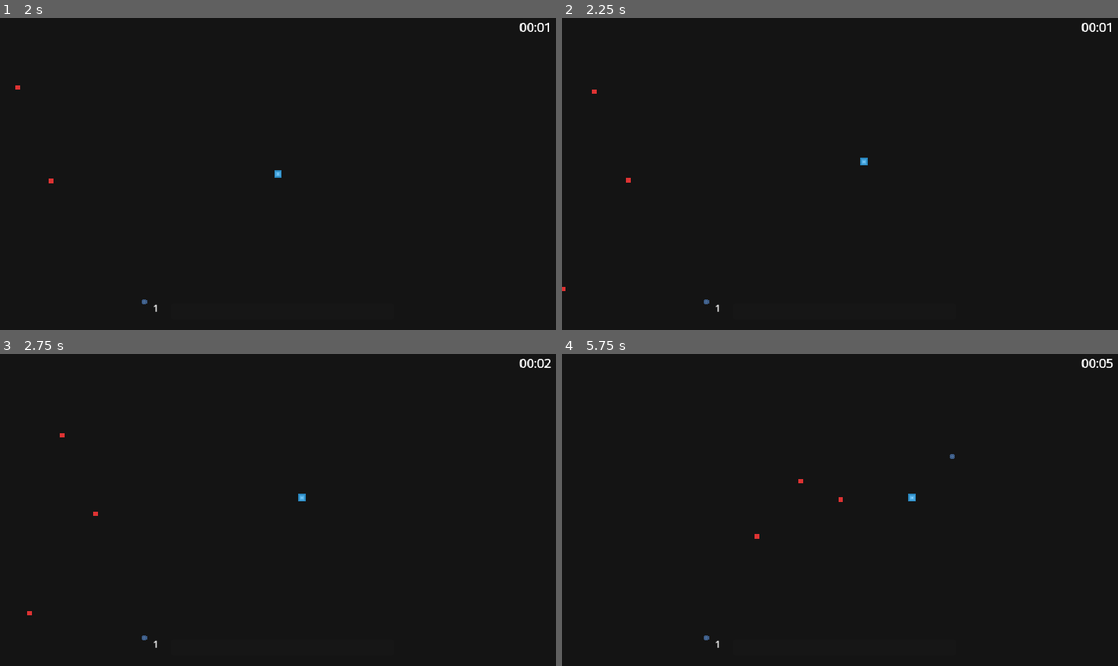
Above: before the commit, frames 1-4 (two rows, left to right).
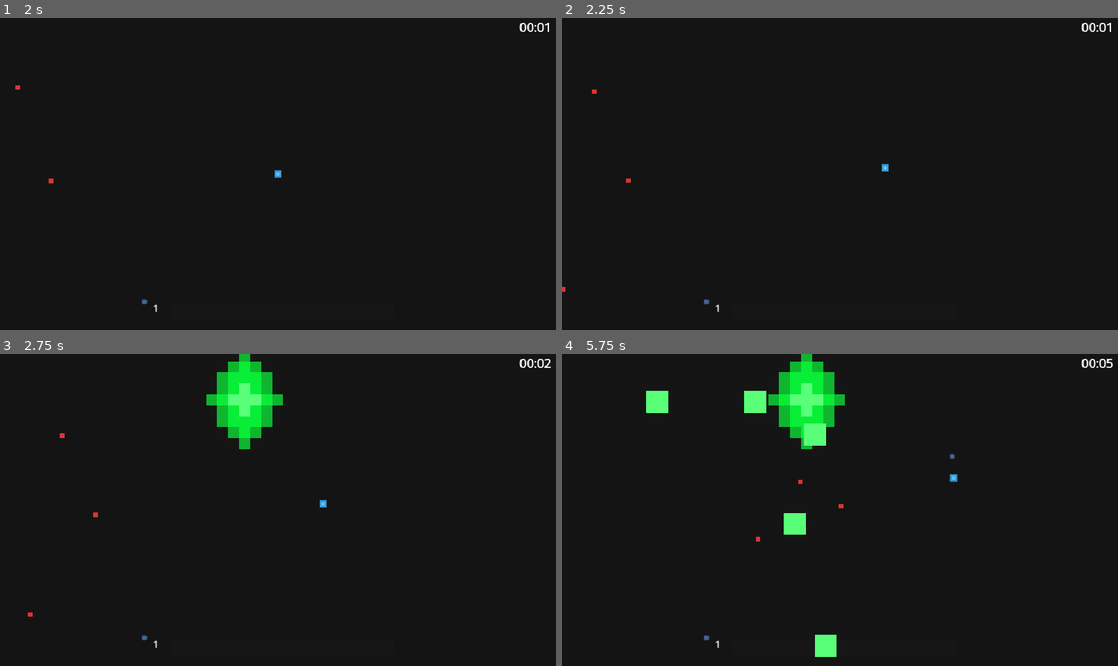
Above: after the commit, the same moments.

Repository: Clement-Quach/queensgamejam
Game: Godot game, scene res://scenes/main_menu.tscn
Two runs of this game, one before a commit and one after it. Both use one fixed random seed, a clock stepped at 60 frames per second and the inputs below. The engine's default icon, where the game draws it, is replaced by a stand-in: a white triangle on a blue panel in a dark square.
Inputs (mouse positions are in pixels of both pictures, inside the frame that each line leads up to):
- Up to frame 1 (2 s): click (278, 192) at 0.5 s; tap Enter (ui_accept) at 1.25, 1.52 s; move the mouse to (400, 158) at 1.27 s; press the mouse at (400, 158) at 1.28 s; hold Right (ui_right) from 1.28 s (still down)
- Up to frame 2 (2.25 s): keep holding Right (ui_right); tap Enter (ui_accept) at 2 s; move the mouse to (728, 189) at 2.02 s; release the mouse at (728, 189) at 2.03 s; click (728, 189) at 2.1 s
- Up to frame 3 (2.75 s): keep holding Right (ui_right); tap Enter (ui_accept) at 2.27 s
- Up to frame 4 (5.75 s): move the mouse to (895, 441) at 2.77 s; release Right (ui_right) at 2.78 s; press the mouse at (895, 441) at 2.78 s; hold Left (ui_left) 2.78-3.53 s; tap Enter (ui_accept) at 3.5, 3.77, 4.52, 5.27 s; move the mouse to (812, 572) at 3.52 s; release the mouse at (812, 572) at 3.53 s; hold Right (ui_right) 3.53-5.03 s; click (812, 572) at 3.6 s; move the mouse to (1006, 556) at 4.27 s; press the mouse at (1006, 556) at 4.28 s; move the mouse to (673, 463) at 5.02 s; release the mouse at (673, 463) at 5.03 s; hold Left (ui_left) from 5.03 s (still down); click (673, 463) at 5.1 s

Frame 1 is identical in both runs. In frame 2, less than 0.1% of the frame differs, in the area x 0-59%, y 44-88%; in frame 3, 2.5%; in frame 4, 3.7%, in the area x 15-72%, y 0-98%.

Commit message:
added boss spawning, fricition, and max length to sling shot

Diff:
--- a/queensgamejam/particle_base.gd
+++ b/queensgamejam/particle_base.gd
@@ -1,6 +1,6 @@
 extends CharacterBody2D
 
-@export var friction: float = 0.995
+@export var friction: float = 0.98
 @export var direction: Vector2
 @export var mass: int = 1
 @export var SPEED: float = 3
--- a/queensgamejam/scenes/boss.tscn
+++ b/queensgamejam/scenes/boss.tscn
@@ -14,6 +14,7 @@
 
 [node name="CharacterBody2D" type="CharacterBody2D"]
 script = ExtResource("1_dua5e")
+health = 20
 spawn_scene = ExtResource("2_5hyw2")
 
 [node name="Sprite2D" type="Sprite2D" parent="."]
--- a/queensgamejam/scenes/collider.tscn
+++ b/queensgamejam/scenes/collider.tscn
@@ -1,9 +1,8 @@
-[gd_scene load_steps=5 format=3 uid="uid://csv4n66ympl5b"]
+[gd_scene load_steps=4 format=3 uid="uid://csv4n66ympl5b"]
 
 [ext_resource type="PackedScene" uid="uid://bdeto3dpfhttl" path="res://scenes/wall.tscn" id="1_704lm"]
 [ext_resource type="PackedScene" uid="uid://bqljjh47t4yin" path="res://scenes/hydrogen.tscn" id="2_1udnh"]
 [ext_resource type="PackedScene" uid="uid://dsely15cvyl4n" path="res://scenes/slingShot.tscn" id="3_qhxu8"]
-[ext_resource type="PackedScene" uid="uid://beq6j6jklgijo" path="res://scenes/boss.tscn" id="5_r7nro"]
 
 [node name="Collider" type="Node2D"]
 
@@ -33,6 +32,3 @@
 mass = 2
 
 [node name="Line2D" parent="." instance=ExtResource("3_qhxu8")]
-
-[node name="boss" parent="." instance=ExtResource("5_r7nro")]
-position = Vector2(429, 72)
--- a/queensgamejam/scenes/main.gd
+++ b/queensgamejam/scenes/main.gd
@@ -12,10 +12,15 @@
 @export var wave_delay: float = 5.0
 var current_wave: int = 1
 var current_enemy_count: int = initial_enemy_count
+@export var boss1: PackedScene
+var boss1Spawned = false
+
 
 func _ready() -> void:
 	start_spawning()
 	start_waves()
+	$bossTimer.timeout.connect(uraniumBoss)
+	$bossTimer.start()
 
 # Called every frame. 'delta' is the elapsed time since the previous frame.
 func _process(delta: float) -> void:
@@ -94,3 +99,14 @@
 		spawn_interval_min = max(0.5, spawn_interval_min - 0.05)
 		spawn_interval_max = max(1.0, spawn_interval_max - 0.05)
 ####################################################################################################
+
+
+
+#boss spawning
+func uraniumBoss() -> void:
+	if boss1 and !boss1Spawned:
+		var boss = boss1.instantiate() as CharacterBody2D
+		if boss:
+			boss.position = Vector2(400,75)
+			# Set the position of the spawned object near the spawner
+			add_child(boss)  # Add to the same parent scene
--- a/queensgamejam/scenes/main.tscn
+++ b/queensgamejam/scenes/main.tscn
@@ -1,10 +1,11 @@
-[gd_scene load_steps=8 format=3 uid="uid://d1r181tlg2520"]
+[gd_scene load_steps=9 format=3 uid="uid://ehaa504r4c0b"]
 
 [ext_resource type="Script" path="res://scenes/main.gd" id="1_2h8js"]
 [ext_resource type="Script" path="res://scenes/timer.gd" id="1_nw5uv"]
-[ext_resource type="PackedScene" uid="uid://w3uygut4yruj" path="res://scenes/player.tscn" id="2_f2vdu"]
+[ext_resource type="PackedScene" uid="uid://beq6j6jklgijo" path="res://scenes/boss.tscn" id="2_884pj"]
+[ext_resource type="PackedScene" path="res://scenes/player.tscn" id="2_f2vdu"]
 [ext_resource type="PackedScene" uid="uid://bdeto3dpfhttl" path="res://scenes/wall.tscn" id="3_y7k7s"]
-[ext_resource type="PackedScene" uid="uid://drwoipyt7482k" path="res://scenes/slingShot.tscn" id="4_o7whv"]
+[ext_resource type="PackedScene" uid="uid://dsely15cvyl4n" path="res://scenes/slingShot.tscn" id="4_o7whv"]
 
 [sub_resource type="LabelSettings" id="LabelSettings_1401g"]
 font_size = 20
@@ -18,6 +19,7 @@
 
 [node name="main" type="Node2D"]
 script = ExtResource("1_2h8js")
+boss1 = ExtResource("2_884pj")
 
 [node name="ColorRect" type="ColorRect" parent="."]
 offset_left = -99.0
@@ -91,4 +93,7 @@
 [node name="WorldEnvironment" type="WorldEnvironment" parent="."]
 environment = SubResource("Environment_0ol5u")
 
+[node name="bossTimer" type="Timer" parent="."]
+wait_time = 2.0
+
 [connection signal="timeout" from="timer/Timer" to="timer" method="_on_timer_timeout"]
--- a/queensgamejam/slingshot.gd
+++ b/queensgamejam/slingshot.gd
@@ -1,11 +1,12 @@
 extends Line2D
-@export var max = 100
+
+@export var max_length: float = 200  # Maximum length of the line in pixels
 
 # Called when the node enters the scene tree for the first time.
-#might need to change this to an on ready function
 var player
 var vecStart := Vector2.ZERO
 var vecEnd := Vector2.ZERO
+
 func _ready() -> void:
 	player = get_parent().get_node("player")
 
@@ -14,25 +15,32 @@
 		visible = true
 		vecStart = get_global_mouse_position()
 		vecEnd = vecStart
+
 	if Input.is_action_pressed("click"):
 		visible = true
+		vecEnd = get_global_mouse_position()
 
-		vecEnd = get_global_mouse_position()
+		# Calculate the direction vector from start to end
+		var dir = vecEnd - vecStart
+
+		# If the length of the direction vector exceeds max_length, clamp it
+		if dir.length() > max_length:
+			dir = dir.normalized() * max_length
+			vecEnd = vecStart + dir  # Update vecEnd to the clamped position
+
+		# Update the line points
 		points[0] = vecStart
 		points[1] = vecEnd
+
 	if Input.is_action_just_released("click"):
-		visible = false;
+		visible = false
 		var dir = vecStart - vecEnd
-		if dir.x < 0 :
-			dir.x = max(-1*max,dir.x)
-		if dir.x >= 0 :
-			dir.x = min(max,dir.x)
-		if dir.y < 0 :
-			dir.y = max(-1*max,dir.y)
-		if dir.y >= 0 :
-			dir.y = min(max,dir.y)
+
+		# Clamp the length of the vector to the maximum length
+		if dir.length() > max_length:
+			dir = dir.normalized() * max_length
+
 		player.direction = dir
-
 
 # Called every frame. 'delta' is the elapsed time since the previous frame.
 func _process(delta: float) -> void:
Not shown: 1 places in queensgamejam/scenes/boss.tscn that only renumber resources
Not shown: 1 places in queensgamejam/scenes/projectile.tscn that only renumber resources
Not shown: 1 places in queensgamejam/scenes/slingShot.tscn that only renumber resources
